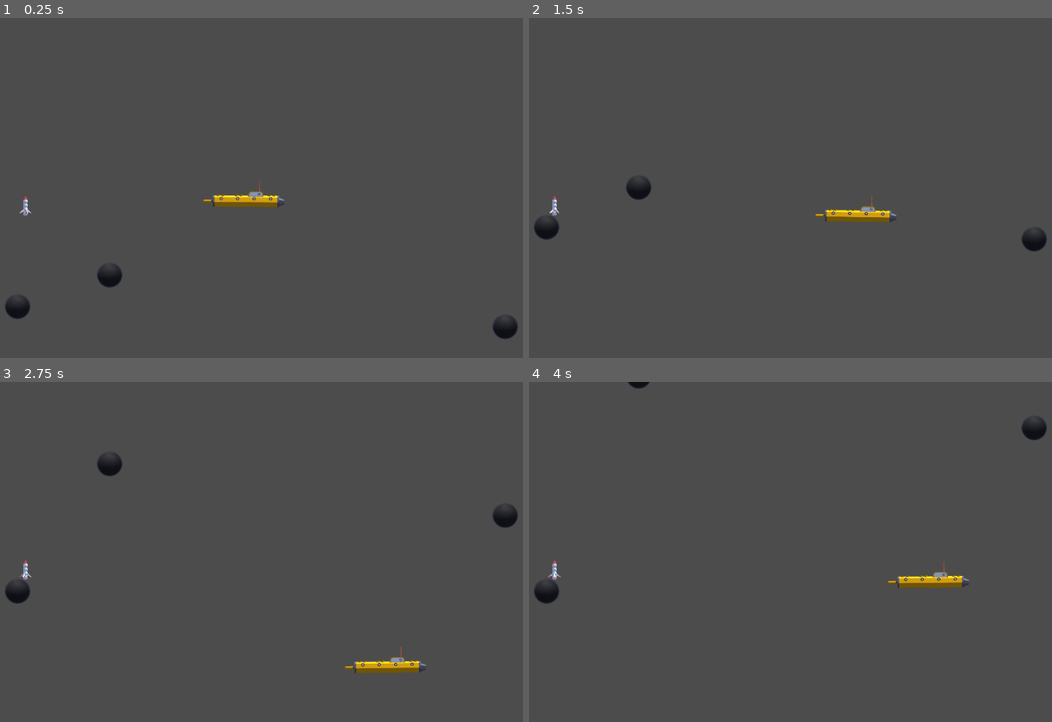
Above: before the commit, frames 1-4 (two rows, left to right).
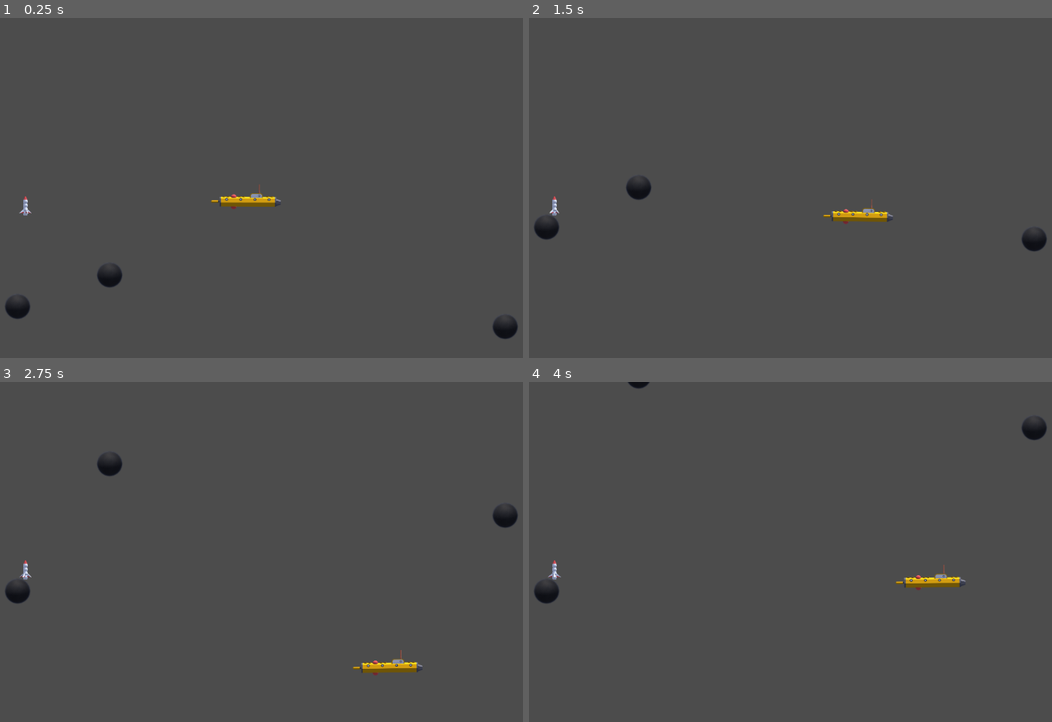
Above: after the commit, the same moments.

Repository: marc-hugh-tom/ludum-dare-48
Game: Godot game, scene res://nodes/PlayState.tscn
Two runs of this game, one before a commit and one after it. Both use one fixed random seed, a clock stepped at 60 frames per second and the inputs below.
Inputs:
- Up to frame 1 (0.25 s): no input
- Up to frame 2 (1.5 s): hold Right (ui_right) 0.53-1.28 s; hold Down (ui_down) from 1.28 s (still down)
- Up to frame 3 (2.75 s): release Down (ui_down) at 2.03 s; hold Right (ui_right) from 2.03 s (still down)
- Up to frame 4 (4 s): release Right (ui_right) at 2.78 s; hold Up (ui_up) 2.78-3.53 s; hold Left (ui_left) from 3.53 s (still down)

The runs differ from the first frame. In frame 1, 0.3% of the frame differs, in the area x 38-55%, y 48-57%; in frame 2, 0.3%; in frame 3, 0.3%; in frame 4, 0.3%, in the area x 68-85%, y 52-62%.

Commit message:
update sub model

Diff:
--- a/nodes/sub.tscn
+++ b/nodes/sub.tscn
@@ -4,17 +4,18 @@
 [ext_resource path="res://assets/sub/sprites/sub_00.png" type="Texture" id=2]
 
 [sub_resource type="CapsuleShape2D" id=1]
-radius = 30.8111
-height = 342.302
+radius = 28.1387
+height = 269.861
 
 [node name="sub" type="KinematicBody2D"]
 scale = Vector2( 0.33, 0.33 )
 script = ExtResource( 1 )
 
 [node name="Sprite" type="Sprite" parent="."]
+position = Vector2( 0, -60 )
 texture = ExtResource( 2 )
 
 [node name="CollisionShape2D" type="CollisionShape2D" parent="."]
-position = Vector2( 0, -31 )
+position = Vector2( 8.50352, -28.449 )
 rotation = -1.5708
 shape = SubResource( 1 )
Binary file changed: assets/sub/sprites/sub_00.png
Binary file changed: assets/sub/sprites/sub_01.png
Binary file changed: assets/sub/sprites/sub_02.png
Binary file changed: assets/sub/sprites/sub_03.png
Binary file changed: assets/sub/sprites/sub_04.png
Binary file changed: assets/sub/sprites/sub_05.png
Binary file changed: assets/sub/sprites/sub_06.png
Binary file changed: assets/sub/sprites/sub_07.png
Binary file changed: assets/sub/sprites/sub_08.png
Binary file changed: assets/sub/sprites/sub_09.png
Binary file changed: assets/sub/sprites/sub_10.png
Binary file changed: assets/sub/sprites/sub_11.png
(and 22 more such lines)
